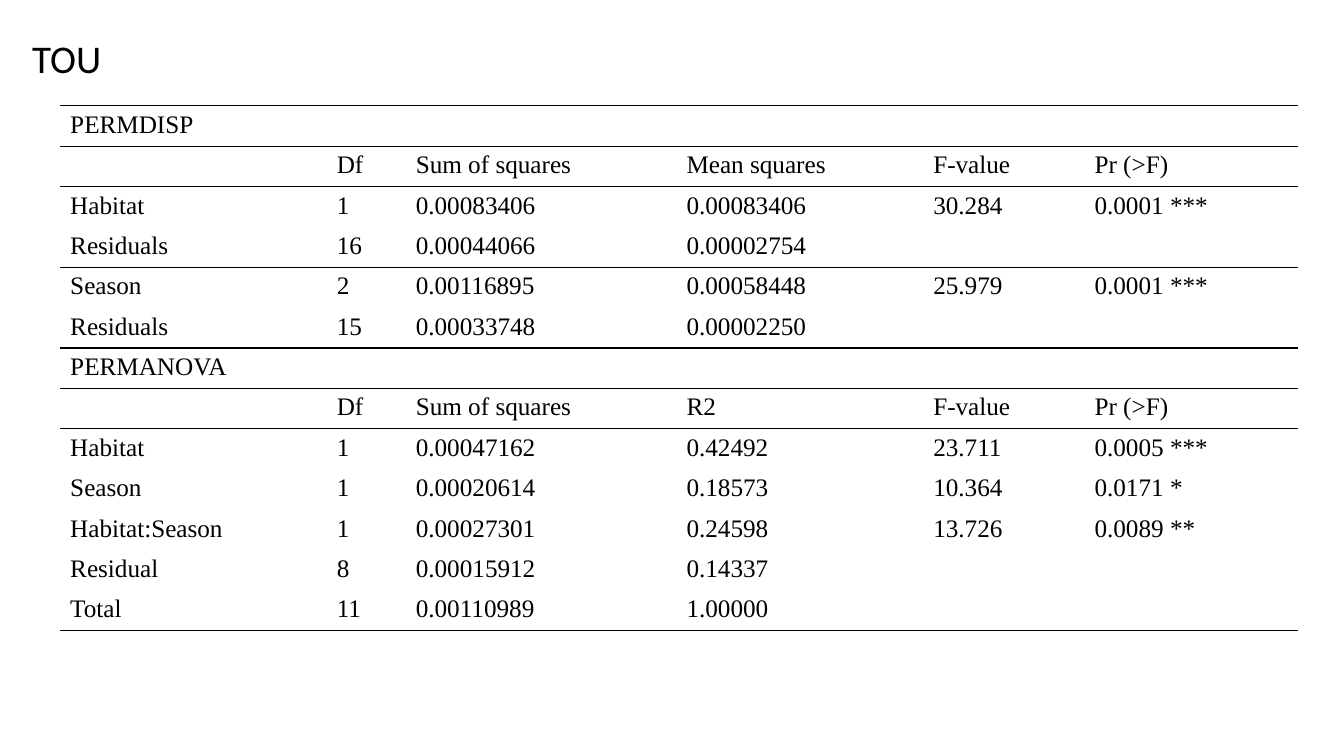
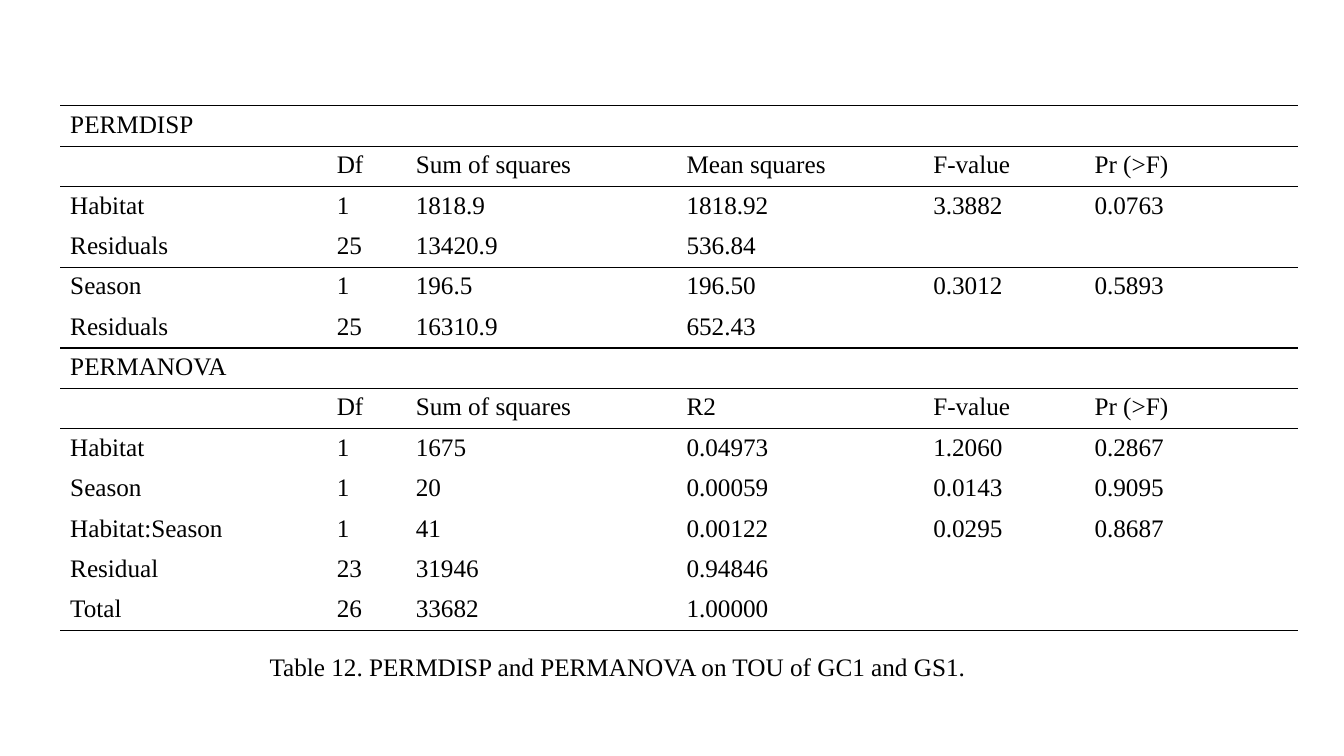
Before and after one commit to chueh1115/GPSC_data, a slide deck: slide 22 of context/thesis_fig.pptx (slide 20 before the commit). Drawn at 1344x756 pixels with LibreOffice and Linux fonts; fonts in the diff are those of the drawing. Boxes give left, top, right and bottom in pixels: in the first picture for what was removed or moved away, otherwise in the second. Text is boxed around its words. In the diff, an @@ line names an element or a change of style, - is before the commit and + after.

```diff
--- a/context/thesis_fig.pptx
+++ b/context/thesis_fig.pptx
@@ text removed at box(32, 47, 101, 74) @@
-TOU
@@ table at box(60, 106, 1299, 630) @@
-row 3: Habitat | 1 | 0.00083406 | 0.00083406 | 30.284 | 0.0001 ***
+row 3: Habitat | 1 | 1818.9 | 1818.92 | 3.3882 | 0.0763
-row 4: Residuals | 16 | 0.00044066 | 0.00002754 |  | 
+row 4: Residuals | 25 | 13420.9 | 536.84 |  | 
-row 5: Season | 2 | 0.00116895 | 0.00058448 | 25.979 | 0.0001 ***
+row 5: Season | 1 | 196.5 | 196.50 | 0.3012 | 0.5893
-row 6: Residuals | 15 | 0.00033748 | 0.00002250 |  | 
+row 6: Residuals | 25 | 16310.9 | 652.43 |  | 
-row 9: Habitat | 1 | 0.00047162 | 0.42492 | 23.711 | 0.0005 ***
+row 9: Habitat | 1 | 1675 | 0.04973 | 1.2060 | 0.2867
-row 10: Season | 1 | 0.00020614 | 0.18573 | 10.364 | 0.0171 *
+row 10: Season | 1 | 20 | 0.00059 | 0.0143 | 0.9095
-row 11: Habitat:Season | 1 | 0.00027301 | 0.24598 | 13.726 | 0.0089 **
+row 11: Habitat:Season | 1 | 41 | 0.00122 | 0.0295 | 0.8687
-row 12: Residual | 8 | 0.00015912 | 0.14337 |  | 
+row 12: Residual | 23 | 31946 | 0.94846 |  | 
-row 13, column 2: 11
+row 13, column 2: 26
-row 13, column 3: 0.00110989
+row 13, column 3: 33682
@@ text added at box(270, 658, 965, 677), 18 pt, text #000000 @@
+Table 12. PERMDISP and PERMANOVA on TOU of GC1 and GS1.
```
Also in this commit, not shown: 16 other slides changed, 14 slides added, 13 slides removed.
